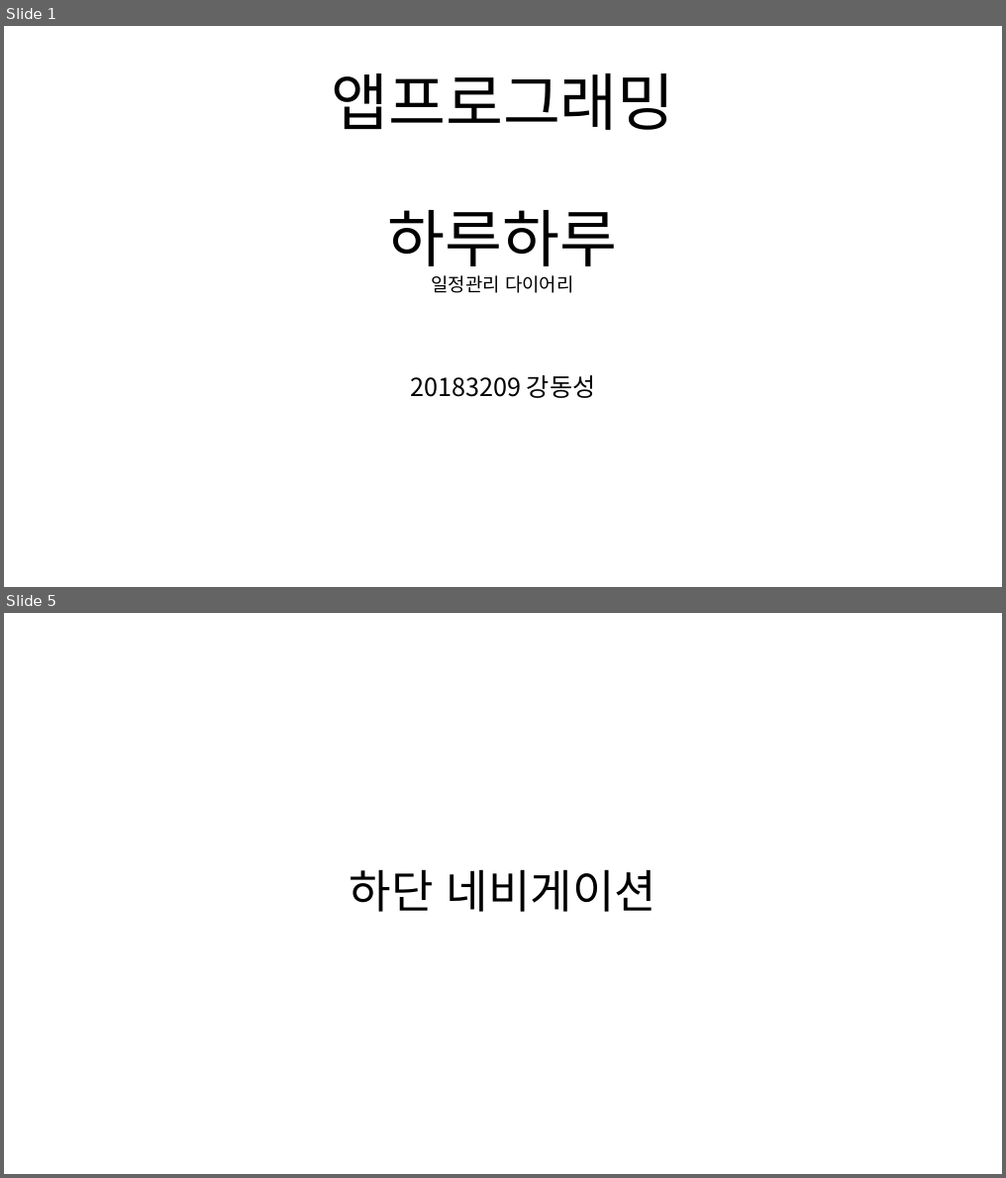
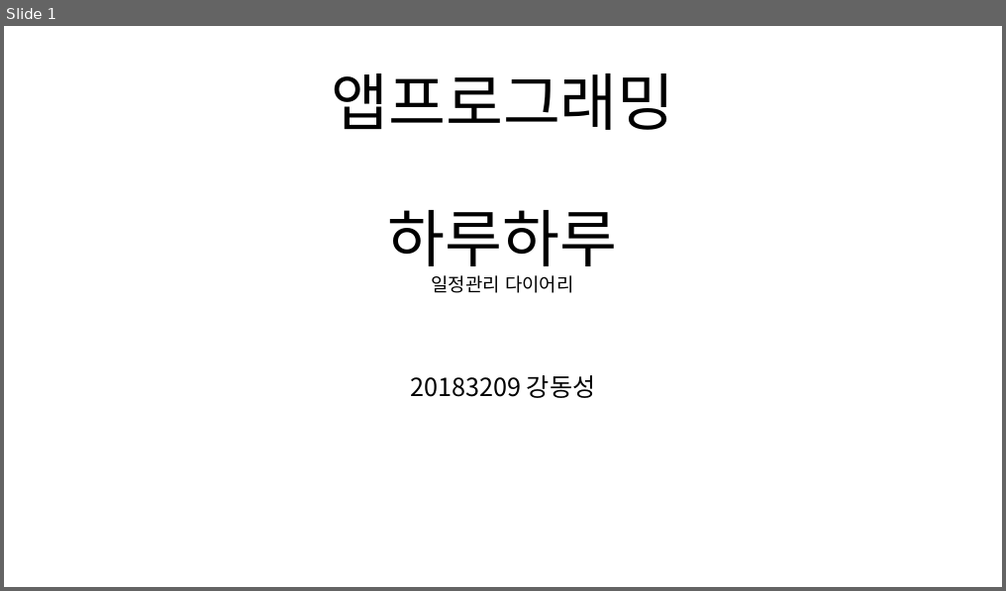
Before and after one commit to chamsaegugu9/hello_flutter, a slide deck: 앱기획.pptx. Shown one above the other, each under a label of ours: slides 1 and 5 before the commit, slide 1 after it; the slides between them are not shown. The pictures are 1006x1178 and 1006x591 pixels, drawn with LibreOffice and Linux fonts; fonts in the diff are those of the drawing. Boxes give left, top, right and bottom in pixels: in the first picture for what was removed or moved away, otherwise in the second. Text is boxed around its words. In the diff, an @@ line names an element or a change of style, - is before the commit and + after.

```diff
--- a/앱기획.pptx
+++ b/앱기획.pptx
@@ slide 5 removed at box(4, 613, 1002, 1174), background #FFFFFF @@
@@ title removed at box(350, 869, 656, 912) @@
-하단 네비게이션
```
Also in this commit, not shown: 1 slide changed, 4 slides added, 20 other slides removed, 8 other files.
